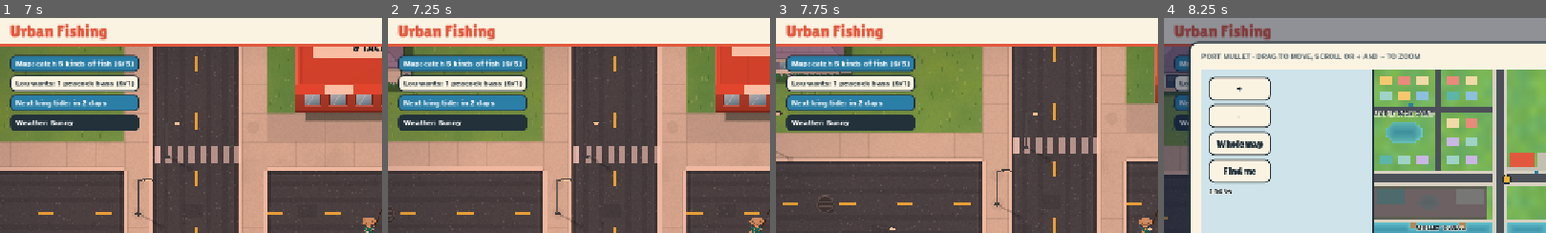
Above: before the commit, frames 1-4 (left to right).
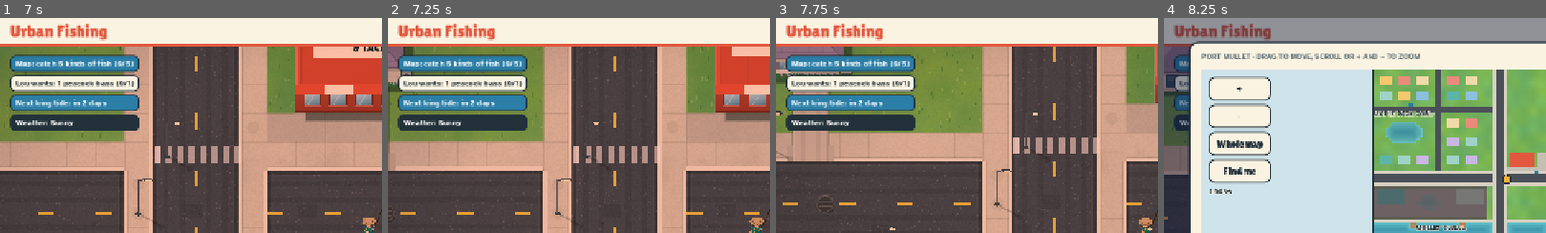
Above: after the commit, the same moments.

Repository: Paulrizzoli/urban-fishing
Game: Godot game, scene res://scenes/main.tscn
The game is run twice, just before and just after one commit, with the same random seed, the same clock (stepped at 60 frames per second) and the same inputs.
Inputs (mouse positions are % of the whole screen's width and height, from its top left):
- Up to frame 1 (7 s): click "New game" at 0.5 s; click "Enter Lou's" at 1.25 s; click "Enter Lou's" at 2 s; click "Go fishing" at 2.75 s; tap E at 3.5, 5.1 s; move the mouse to (72, 45) at 3.52 s; hold Right 3.53-4.25 s; tap M at 3.6 s; click (72, 45) at 3.67 s; tap Space at 3.77, 4.07, 6.77 s; drag from (30, 55) to (45, 70) at 4.27 s; move the mouse to (60, 28) at 5.02 s; hold Right 5.03-5.75 s; drag from (45, 70) to (20, 35) at 5.77 s; move the mouse to (80, 65) at 6.52 s; hold Left from 6.53 s (still down); tap K at 6.6 s
- Up to frame 2 (7.25 s): keep holding Left; tap Space at 7.07 s
- Up to frame 3 (7.75 s): release Left at 7.25 s; drag from (20, 35) to (35, 25) at 7.27 s
- Up to frame 4 (8.25 s): move the mouse to (55, 50) at 8.02 s; hold Down from 8.03 s (still down); tap M at 8.1 s; click (55, 50) at 8.17 s
The pictures show only the part of the screen within x 0-50%, y 0-50%; the shares and areas given below are measured in that part.

Frame 1 is identical in both runs. In frame 2, 0.2% of the frame differs, in the area x 0-2%, y 34-72%; in frame 3, 0.6%, in the area x 3-16%, y 34-67%; in frame 4, nothing differs.

Commit message:
Driveways from the houses to the street (v0.9.5)
Co-Authored-By: Claude Opus 5.5 <noreply@anthropic.com>
Claude-Session: https://claude.ai/code/session_01RiRsEGZQxzVwdPRgfJh3D8

Diff:
--- a/godot/project.godot
+++ b/godot/project.godot
@@ -5,7 +5,7 @@
 
 config/name="Urban Fishing"
 config/description="A Florida fishing-and-sneaking game set in Port Mullet."
-config/version="0.9.3"
+config/version="0.9.5"
 run/main_scene="res://scenes/main.tscn"
 config/features=PackedStringArray("4.4", "GL Compatibility")
 
--- a/godot/scripts/main.gd
+++ b/godot/scripts/main.gd
@@ -954,6 +954,40 @@
 		ci.draw_rect(Rect2(b.x0, b.y0, 1, hh), Color("#d8d2c4")); ci.draw_rect(Rect2(b.x1, b.y0, 1, hh), Color("#d8d2c4"))
 		ci.draw_rect(Rect2(b.x0, b.y0, 0.14, hh), Color("#8b8f96")); ci.draw_rect(Rect2(b.x1 + 0.86, b.y0, 0.14, hh), Color("#8b8f96"))
 		ci.draw_rect(Rect2(b.x1 + 1, b.y0, 0.35, hh), Color(0, 0, 0, 0.25))
+	# driveways from the houses to the street, some with a car in them
+	for dw in Town.driveways:
+		var r: Rect2 = dw.r
+		var d: Vector2i = dw.d
+		var vert := d.y != 0
+		# a flared apron where it meets the street
+		var ap := Rect2(r.position.x - 0.25, r.end.y - 0.6, r.size.x + 0.5, 0.6) if d.y == 1 else \
+			Rect2(r.position.x - 0.25, r.position.y, r.size.x + 0.5, 0.6) if d.y == -1 else \
+			Rect2(r.position.x, r.position.y - 0.25, 0.6, r.size.y + 0.5) if d.x == -1 else Rect2(r.end.x - 0.6, r.position.y - 0.25, 0.6, r.size.y + 0.5)
+		ci.draw_rect(r.grow(0.05), Color(0.2, 0.25, 0.15, 0.25))
+		ci.draw_rect(ap, Color("#c9c3b5"))
+		ci.draw_rect(r, Color("#d3cdbf"))
+		# expansion joints, a darker middle where the tires go, and an oil spot
+		var L := r.size.y if vert else r.size.x
+		var k := 1.0
+		while k < L:
+			if vert: ci.draw_line(Vector2(r.position.x, r.position.y + k), Vector2(r.end.x, r.position.y + k), Color(0, 0, 0, 0.12), 0.03)
+			else: ci.draw_line(Vector2(r.position.x + k, r.position.y), Vector2(r.position.x + k, r.end.y), Color(0, 0, 0, 0.12), 0.03)
+			k += 1.0
+		for o in [0.28, 0.72]:
+			if vert: ci.draw_rect(Rect2(r.position.x + r.size.x * o - 0.09, r.position.y, 0.18, r.size.y), Color(0, 0, 0, 0.05))
+			else: ci.draw_rect(Rect2(r.position.x, r.position.y + r.size.y * o - 0.09, r.size.x, 0.18), Color(0, 0, 0, 0.05))
+		var oc := r.get_center() + Vector2(0.1, 0.15)
+		Art.ellipse(ci, oc, 0.22, 0.14, Color(0.1, 0.1, 0.12, 0.14))
+		if vert:
+			ci.draw_line(r.position, Vector2(r.position.x, r.end.y), Color(1, 1, 1, 0.25), 0.04)
+			ci.draw_line(Vector2(r.end.x, r.position.y), r.end, Color(0, 0, 0, 0.12), 0.04)
+		else:
+			ci.draw_line(r.position, Vector2(r.end.x, r.position.y), Color(1, 1, 1, 0.25), 0.04)
+			ci.draw_line(Vector2(r.position.x, r.end.y), r.end, Color(0, 0, 0, 0.12), 0.04)
+		if dw.car:
+			var col := Color(Art.CAR_COLORS[int(Town.hash2(int(r.position.x), int(r.position.y) * 3) * Art.CAR_COLORS.size())])
+			var near_house := r.position + (Vector2(r.size.x / 2, 1.0) if d.y == 1 else Vector2(r.size.x / 2, r.size.y - 1.0) if d.y == -1 else Vector2(r.size.x - 1.0, r.size.y / 2) if d.x == -1 else Vector2(1.0, r.size.y / 2))
+			Art.car(ci, near_house, (Vector2(d) * -1.0).angle() if Town.hash2(int(r.position.y), 5) > 0.5 else Vector2(d).angle(), col, 1.6, 0.78)
 	# parked cars in the lots
 	for d in Town.decor:
 		if d.k != "parking": continue
--- a/godot/scripts/town.gd
+++ b/godot/scripts/town.gd
@@ -22,6 +22,7 @@
 static var lamps: Array = []
 static var decor: Array = []
 static var bridges: Array = []
+static var driveways: Array = []   # { r: Rect2, d: Vector2i toward the street, car: bool }
 static var built := false
 
 static func idx(x: int, y: int) -> int: return y * MW + x
@@ -239,6 +240,7 @@
 		lamps.append(Vector2(x, 96.6)); lamps.append(Vector2(x, 101.4))
 	for x in [8, 30, 48, 70, 90, 104]: lamps.append(Vector2(x + 0.5, 82.5))
 	_build_downtown()
+	_build_driveways()
 	_build_depth()
 
 static func _build_downtown() -> void:
@@ -307,6 +309,50 @@
 		if b.x == 8 and b.y == 7:
 			b.home = true; b.color = "#f6c86d"; b.label = "HOME"
 
+## Every house gets a driveway to the nearest street, if one is close and nothing is in the way.
+static func _build_driveways() -> void:
+	var ok := [T.GRASS, T.WALK, T.CONC]
+	for b in buildings:
+		if b.kind != "house": continue
+		var x: int = b.x
+		var y: int = b.y
+		var w: int = b.w
+		var h: int = b.h
+		var best = null
+		# south and north run from the garage end (east side), west and east from the back half of the side wall
+		var cands := [[Vector2i(0, 1), x + w - 2, y + h], [Vector2i(0, -1), x + w - 2, y - 1], [Vector2i(-1, 0), x - 1, y + h - 2], [Vector2i(1, 0), x + w, y + h - 2]]
+		for c in cands:
+			var d: Vector2i = c[0]
+			var fx: int = c[1]
+			var fy: int = c[2]
+			var n := 0
+			var found := false
+			while n < 9:
+				var cx: int = fx + d.x * n
+				var cy: int = fy + d.y * n
+				var tiles := [Vector2i(cx, cy), Vector2i(cx + (1 if d.y != 0 else 0), cy + (1 if d.x != 0 else 0))]
+				var road := false
+				var blocked := false
+				for tl in tiles:
+					var tt := t_at(tl.x, tl.y)
+					if tt == T.ROAD: road = true
+					elif not (tt in ok) or zone[idx(tl.x, tl.y)] != zone[idx(x, y)] and tt != T.WALK: blocked = true
+				if road: found = true; break
+				if blocked: break
+				n += 1
+			if found and n > 0 and (best == null or n < best[1]): best = [c, n]
+		if best == null: continue
+		var c: Array = best[0]
+		var d: Vector2i = c[0]
+		var n: int = best[1]
+		var r: Rect2
+		match d:
+			Vector2i(0, 1): r = Rect2(x + w - 1.6, y + h, 1.2, n)
+			Vector2i(0, -1): r = Rect2(x + w - 1.6, y - n, 1.2, n)
+			Vector2i(-1, 0): r = Rect2(x - n, y + h - 1.45, n, 1.15)
+			_: r = Rect2(x + w, y + h - 1.45, n, 1.15)
+		driveways.append({ "r": r, "d": d, "car": hash2(x * 7, y * 3) < 0.55 and n >= 2 })
+
 ## Distance from shore for every water tile, for the shallow-to-deep color.
 static func _build_depth() -> void:
 	var q: Array[int] = []
Not shown, changed: godot/export_presets.cfg
Not shown, changed: CHANGELOG.md
